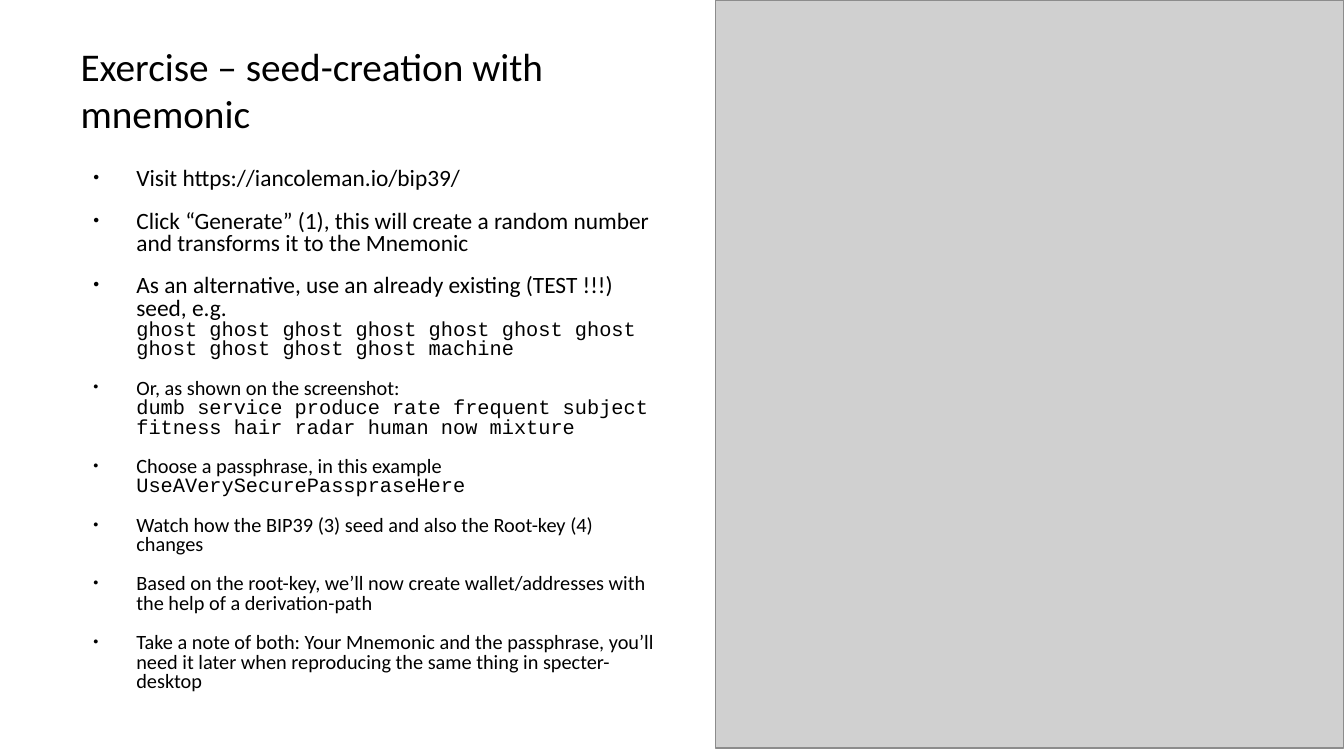
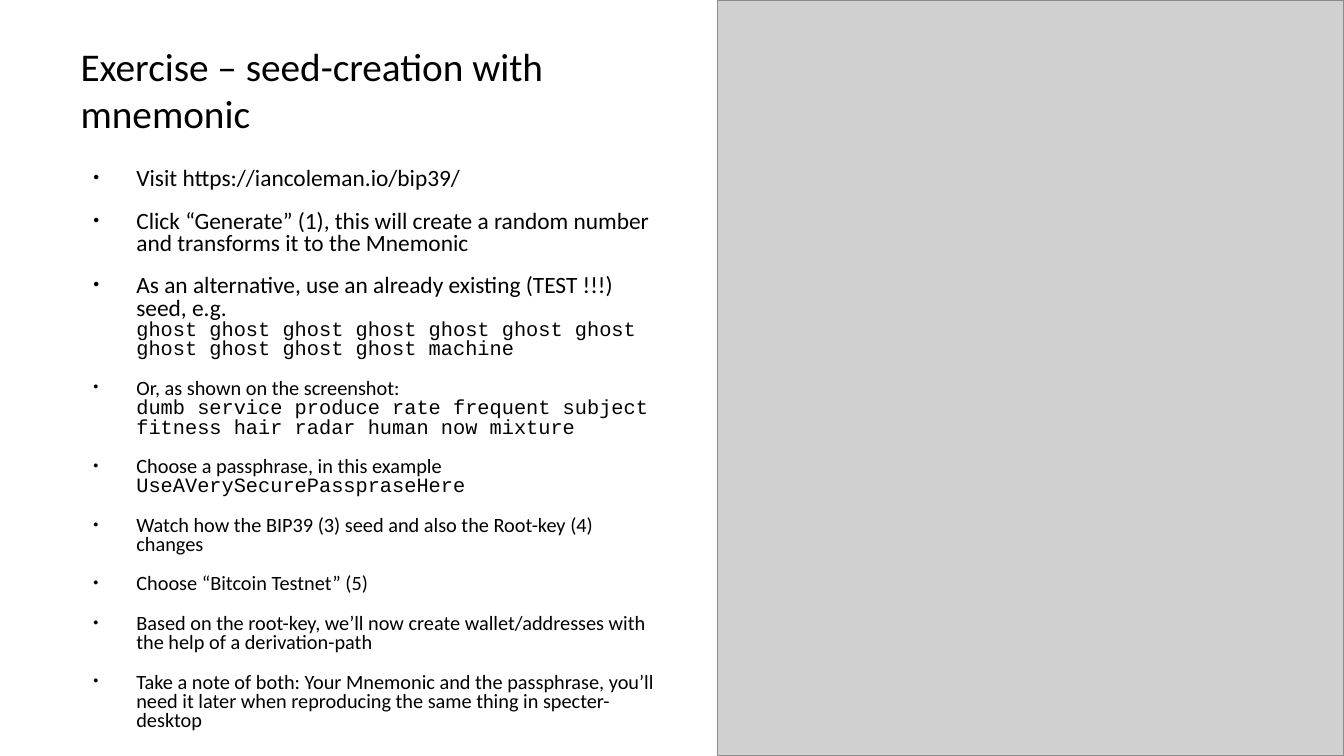
Before and after one commit to cryptoadvance/specter-education, a slide deck: slide 3 of content/bitcoin201/02_Seeds-and-HD-wallets.odp. Drawn at 1344x756 pixels with LibreOffice and Linux fonts; fonts in the diff are those of the drawing; grey boxes stand for pictures. Boxes give left, top, right and bottom in pixels: in the first picture for what was removed or moved away, otherwise in the second. Text is boxed around its words. In the diff, an @@ line names an element or a change of style, - is before the commit and + after.

```diff
--- a/content/bitcoin201/02_Seeds-and-HD-wallets.odp
+++ b/content/bitcoin201/02_Seeds-and-HD-wallets.odp
@@ picture: place and size @@
-picture at (716, 0, 1344, 749)
+picture at (717, 0, 1344, 756)
@@ text at (136, 575, 368, 593): paragraph added @@
+● Choose “Bitcoin Testnet” (5)
```
Also in this commit, not shown: 2 other slides changed, 9 slides added, 2 other files.
